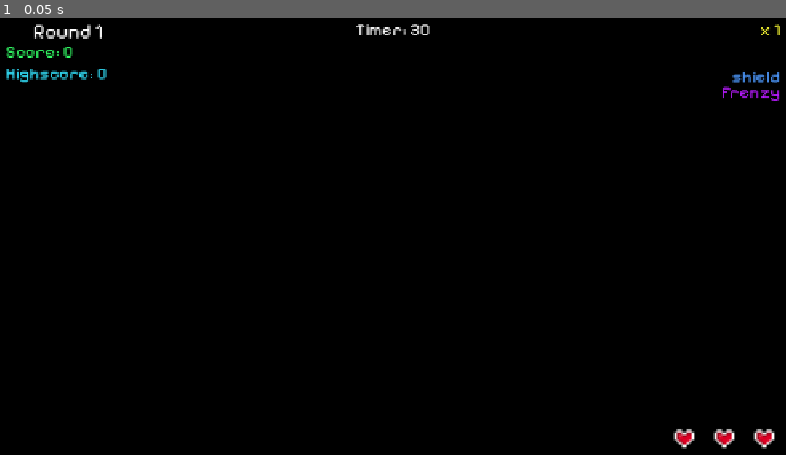
Above: before the commit, frame 1.
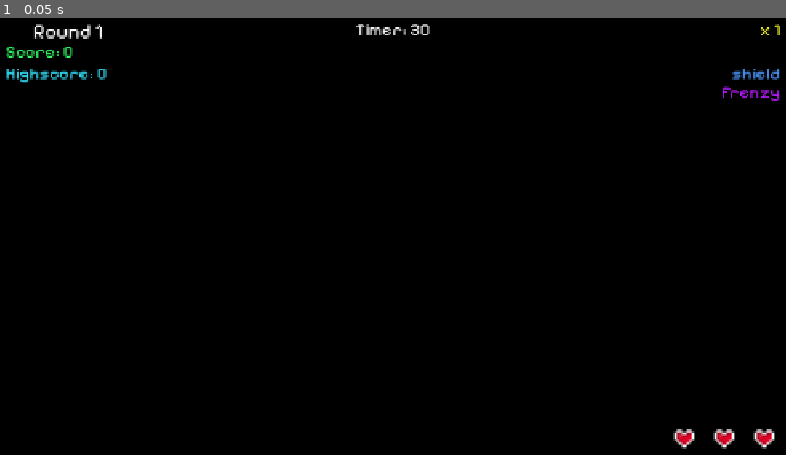
Above: after the commit, the same moment.

Repository: Tortiz-CSUF/laser-arcade-game
Game: Godot game, scene res://Scenes/game.tscn
The game is run twice, just before and just after one commit, with the same random seed, the same clock (stepped at 60 frames per second) and the same inputs. This scene is started directly instead of the project's main scene.
Inputs:
- Up to frame 1 (0.05 s): no input

The runs differ from the first frame. In frame 1, 0.1% of the frame differs, in the area x 93-100%, y 11-15%.

Commit message:
laser-arcade_Interim_08
- Laser shoot logic

Diff:
--- a/Scenes/game.tscn
+++ b/Scenes/game.tscn
@@ -1,7 +1,10 @@
 [gd_scene format=3 uid="uid://dbokvtr5q0um"]
 
 [ext_resource type="FontFile" uid="uid://v0qcexvwrvy1" path="res://Fonts/PixelifySans-VariableFont_wght.ttf" id="1_ebmjs"]
+[ext_resource type="Script" uid="uid://d3nn8h5d1pygq" path="res://Scripts/laser.gd" id="1_wrm1d"]
 [ext_resource type="Texture2D" uid="uid://b287vysej1bug" path="res://Health System/mini-heart.png" id="2_qxrlw"]
+
+[sub_resource type="RectangleShape2D" id="RectangleShape2D_3dryh"]
 
 [sub_resource type="AtlasTexture" id="AtlasTexture_wrm1d"]
 atlas = ExtResource("2_qxrlw")
@@ -12,6 +15,15 @@
 [node name="ShapeContainer" type="Node2D" parent="." unique_id=247045474]
 
 [node name="Laser" type="Area2D" parent="." unique_id=1805026491]
+position = Vector2(640, 550)
+collision_layer = 0
+collision_mask = 2
+monitorable = false
+script = ExtResource("1_wrm1d")
+
+[node name="CollisionShape2D" type="CollisionShape2D" parent="Laser" unique_id=300934285]
+position = Vector2(1280, 10)
+shape = SubResource("RectangleShape2D_3dryh")
 
 [node name="SpawnTimer" type="Timer" parent="." unique_id=335682224]
 
@@ -93,9 +105,9 @@
 
 [node name="ShieldIndicator" type="Label" parent="HUD" unique_id=166943290]
 offset_left = 1020.0
-offset_top = 85.0
+offset_top = 80.0
 offset_right = 1260.0
-offset_bottom = 119.0
+offset_bottom = 114.0
 theme_override_colors/font_color = Color(0.3019608, 0.6, 1, 1)
 theme_override_fonts/font = ExtResource("1_ebmjs")
 theme_override_font_sizes/font_size = 28
--- /dev/null
+++ b/Scripts/laser.gd
@@ -0,0 +1,80 @@
+extends Area2D
+
+### Laser
+# Horizontal beam the player activates with the SPACE bar.
+# When active, it detexts and zap shapes.
+# When inactive, the path of the laser is indicated by a dotted line
+
+###
+
+## Signals
+signal shape_zapped(shaped: Area2D)			# Emits(GameManager) when a shape is zappped
+
+## States
+var is_active: bool = false					# true: laser is firing
+var can_fire: bool = false					# true when game starts
+var overlapping_shapes: Array = []			# shapes within collision path
+
+## Const for visuals
+const BEAM_WIDTH := 1280.0
+const BEAM_HALF_HEIGHT := 5.0
+const COLOR_ON := Color(1.0, 0.2 ,0.2, 0.95)			# red when firing/ active
+const COLOR_OFF := Color(0.5, 0.15, 0.15, 0.35)		# dim red path
+const GLOW_COLOR := Color(1.0, 0.3, 0.2, 0.25) 		# Glow for beam
+const CENTER_COLOR := Color(1.0, 0.8, 0.7, 1.0)		# laser core
+const GUIDE_COLOR := Color(0.3, 0.1, 0.1, 0.2)		# beam edges when idle
+
+func _ready() -> void:
+	# Connect signals
+	area_entered.connect(_on_area_entered)
+	area_exited.connect(_on_area_exited)
+
+# Called every frame. 'delta' is the elapsed time since the previous frame.
+func _process(delta: float) -> void:
+	#SPACE input is checked each frame.
+	if not can_fire:
+		if is_active:
+			_deactivate()
+		return
+
+	if Input.is_action_pressed("shoot_laser") and not is_active:
+		_activate()
+	elif  not Input.is_action_pressed("shoot_laser") and is_active:
+		_deactivate()
+
+## Laser Activation
+func _activate() -> void:
+	# turns on laser
+	is_active = true
+	queue_redraw()
+
+	# zap shapes in range
+	for shape in overlapping_shapes.duplicate():
+		_try_zap(shape)
+
+func _deactivate() -> void:
+	# turns laser off
+	is_active = false
+	queue_redraw()
+
+## Collisions
+func _on_area_entered(area: Area2D) -> void:
+	# tracks shape if in laser path and zaps it
+	if area.has_method("zap"):
+		overlapping_shapes.append(area)
+		if is_active:
+			_try_zap(area)
+
+func _on_area_exited(area: Area2D) -> void:
+	# shape is not in laser path and was not zapped. stop tracking
+	overlapping_shapes.erase(area)
+
+func _try_zap(shape: Area2D) -> void:
+	# tries to zap a shape, if already zpped = skipped.
+	# Emits to adjust score and lives and bonus
+			#is_zapped need to be instantiated in shapes scrript when made.
+	if shape.is_zapped:
+		return
+	shape.zap()
+	shape_zapped.emit(shape)
+	overlapping_shapes.erase(shape)
--- a/project.godot
+++ b/project.godot
@@ -42,6 +42,11 @@
 , Object(InputEventJoypadMotion,"resource_local_to_scene":false,"resource_name":"","device":-1,"axis":1,"axis_value":1.0,"script":null)
 ]
 }
+shoot_laser={
+"deadzone": 0.2,
+"events": [Object(InputEventKey,"resource_local_to_scene":false,"resource_name":"","device":-1,"window_id":0,"alt_pressed":false,"shift_pressed":false,"ctrl_pressed":false,"meta_pressed":false,"pressed":false,"keycode":0,"physical_keycode":32,"key_label":0,"unicode":32,"location":0,"echo":false,"script":null)
+]
+}
 
 [physics]
 
Not shown, added: Scripts/laser.gd.uid
